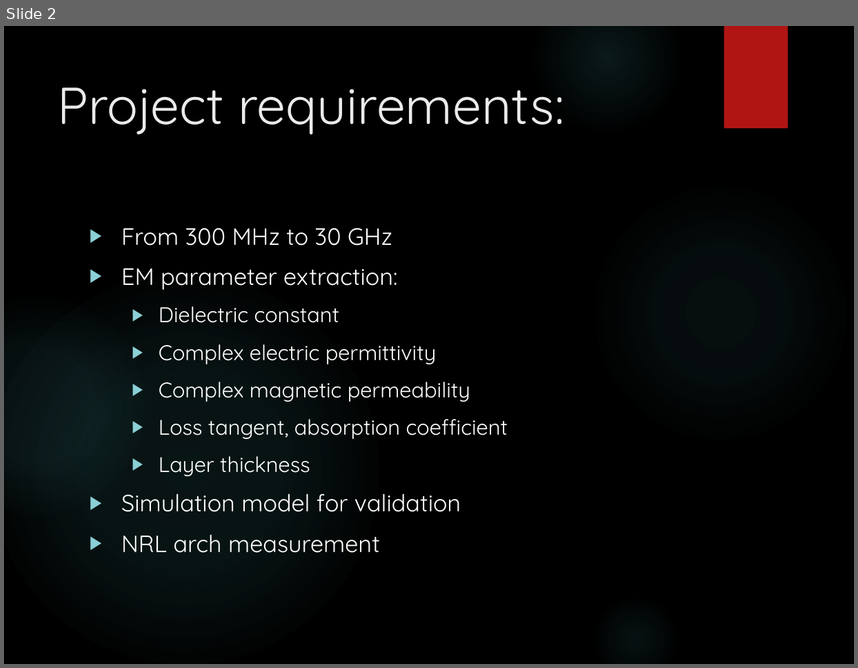
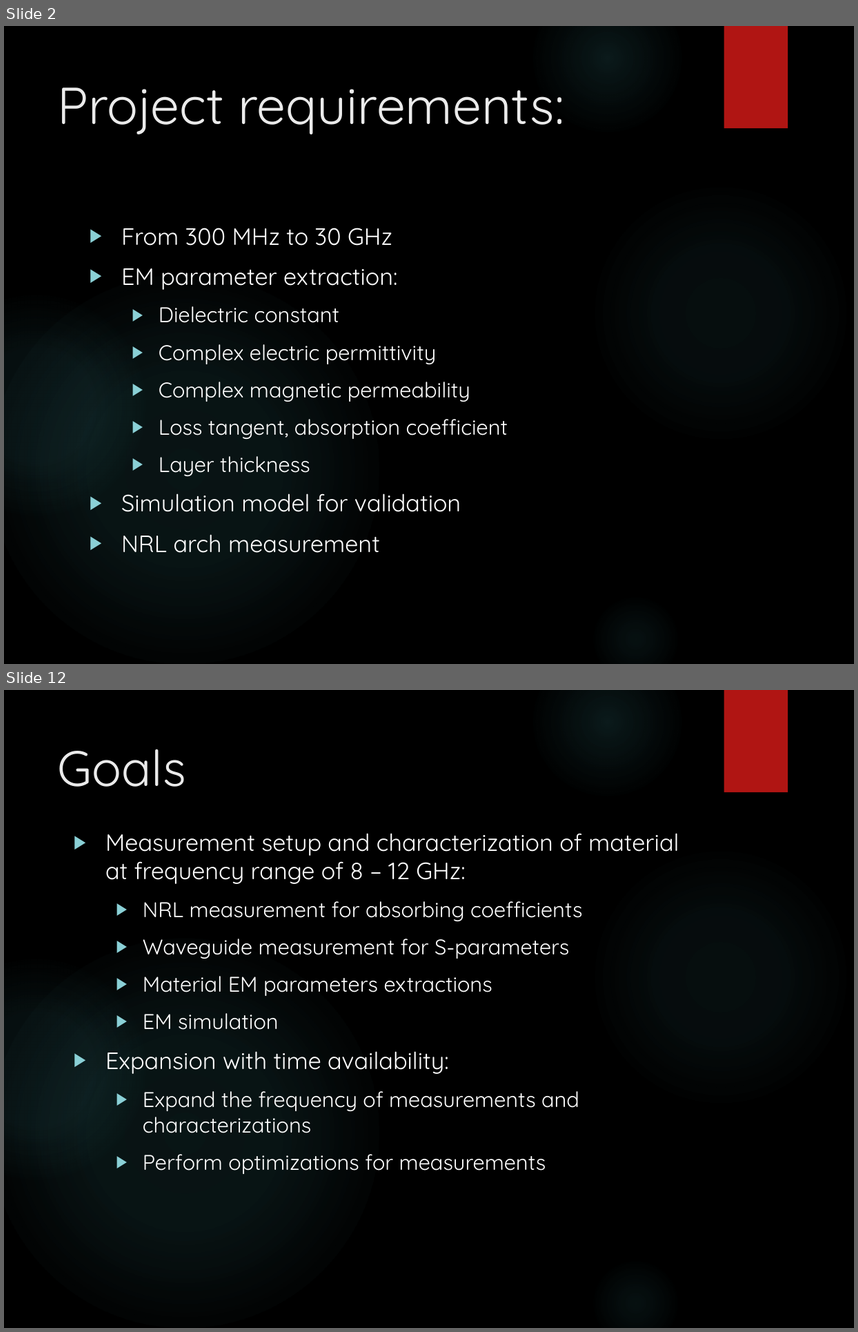
Before and after one commit to trankhiemha/ECE412-413-Capstone-Project-N3, a slide deck: Capstone project proposal presentation.pptx. Shown one above the other, each under a label of ours: slide 2 before the commit, slides 2 and 12 after it; the slides between them are not shown. The pictures are 858x668 and 858x1332 pixels, drawn with LibreOffice and Linux fonts; fonts in the diff are those of the drawing; background and template pictures are left out. Boxes give left, top, right and bottom in pixels: in the first picture for what was removed or moved away, otherwise in the second. Text is boxed around its words. In the diff, an @@ line names an element or a change of style, - is before the commit and + after.

```diff
--- a/Capstone project proposal presentation.pptx
+++ b/Capstone project proposal presentation.pptx
@@ slide 12 added at [4,690,854,1328], background picture (left out); not listed: 6 template elements that a slide beside it also shows @@
@@ title added at [58,749,186,787], 42 pt, text #EBEBEB @@
+Goals
@@ text added at [105,833,679,1174], 18 pt, text #FFFFFF @@
+▶ Measurement setup and characterization of material at frequency range of 8 – 12 GHz:
+  ▶ NRL measurement for absorbing coefficients
+  ▶ Waveguide measurement for S-parameters
+  ▶ Material EM parameters extractions
+  ▶ EM simulation
+▶ Expansion with time availability:
+  ▶ Expand the frequency of measurements and characterizations
+  ▶ Perform optimizations for measurements
```
Also in this commit, not shown: 9 slides changed, 3 other slides added, 1 slide removed.
